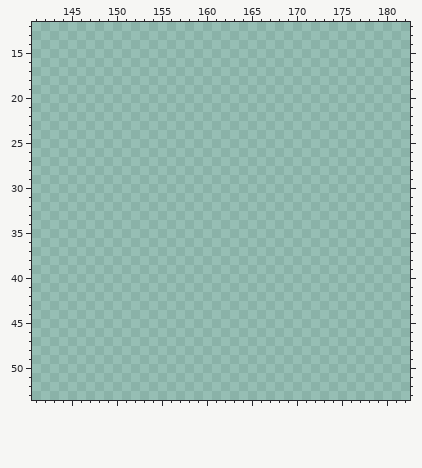
File history of a pixel-art file, First Projekt/Assets/Spiele Grafiken/Tilemap.aseprite. Above is the file before it was changed.
256x256 pixels, 1 frame. Colours within 5 levels of each other are drawn and written as one. Shown: x 141..182, y 12..53.
Palette (. is transparent): 
The result:
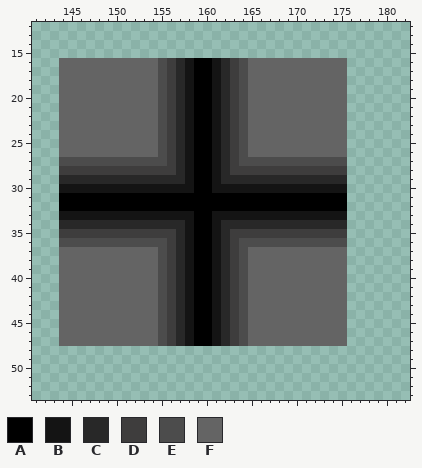
Colours new in this view: A #000000  B #141414  C #282828  D #3e3d3d  E #4c4c4c  F #646464
Difference:
There is now colour A in rows 16 to 30 at x 159 to 160; in rows 31 to 32 at x 144 to 175; in rows 33 to 47 at x 159 to 160.
There is now colour B in rows 16 to 29 at x 158 and 161; in row 30 at x 144 to 158 and 161 to 175; in row 33 at x 144 to 158 and 161 to 175; in rows 34 to 47 at x 158 and 161.
There is now colour C in rows 16 to 28 at x 157 and 162; in row 29 at x 144 to 157 and 162 to 175; in row 34 at x 144 to 157 and 162 to 175; in rows 35 to 47 at x 157 and 162.
There is now colour D in rows 16 to 27 at x 156 and 163; in row 28 at x 144 to 156 and 163 to 175; in row 35 at x 144 to 156 and 163 to 175; in rows 36 to 47 at x 156 and 163.
There is now colour E in rows 16 to 26 at x 155 and 164; in row 27 at x 144 to 155 and 164 to 175; in row 36 at x 144 to 155 and 164 to 175; in rows 37 to 47 at x 155 and 164.
There is now colour F in rows 16 to 26 at x 144 to 154 and 165 to 175; in rows 37 to 47 at x 144 to 154 and 165 to 175.
Changed places in both pictures, as pixel boxes (x1, y1, x2, y2):
added: (59, 58, 347, 346)
